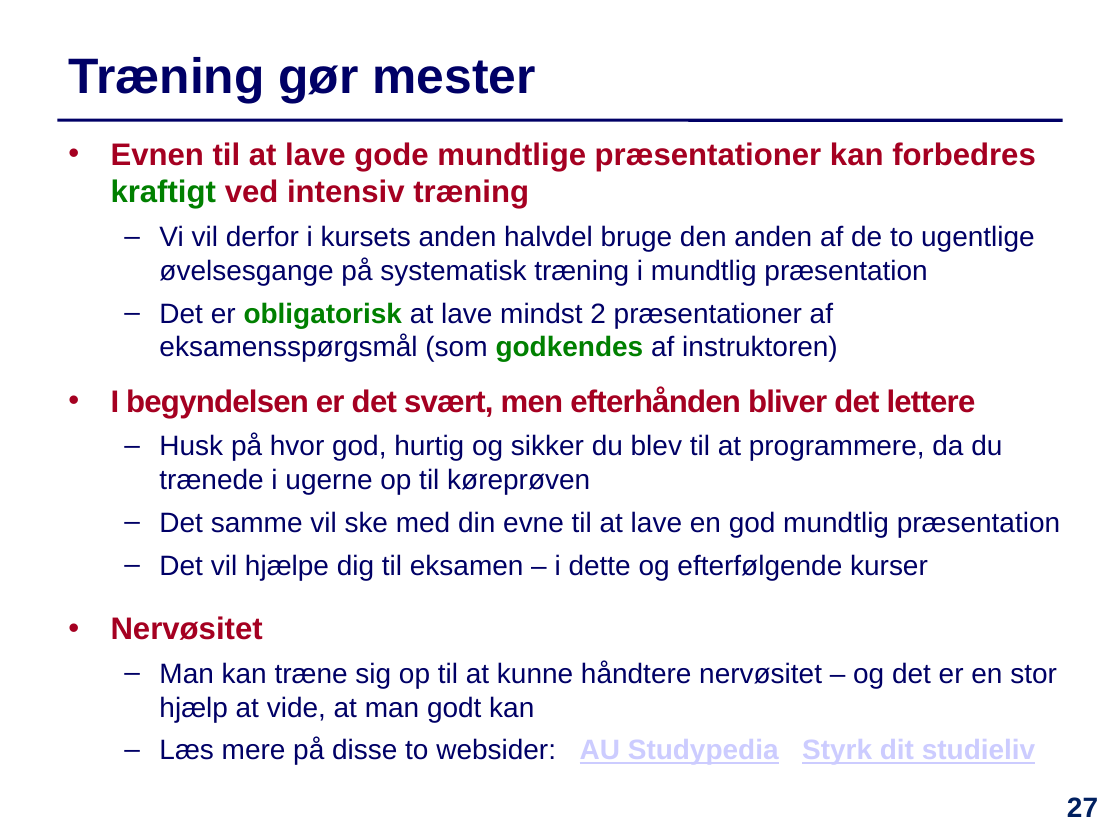
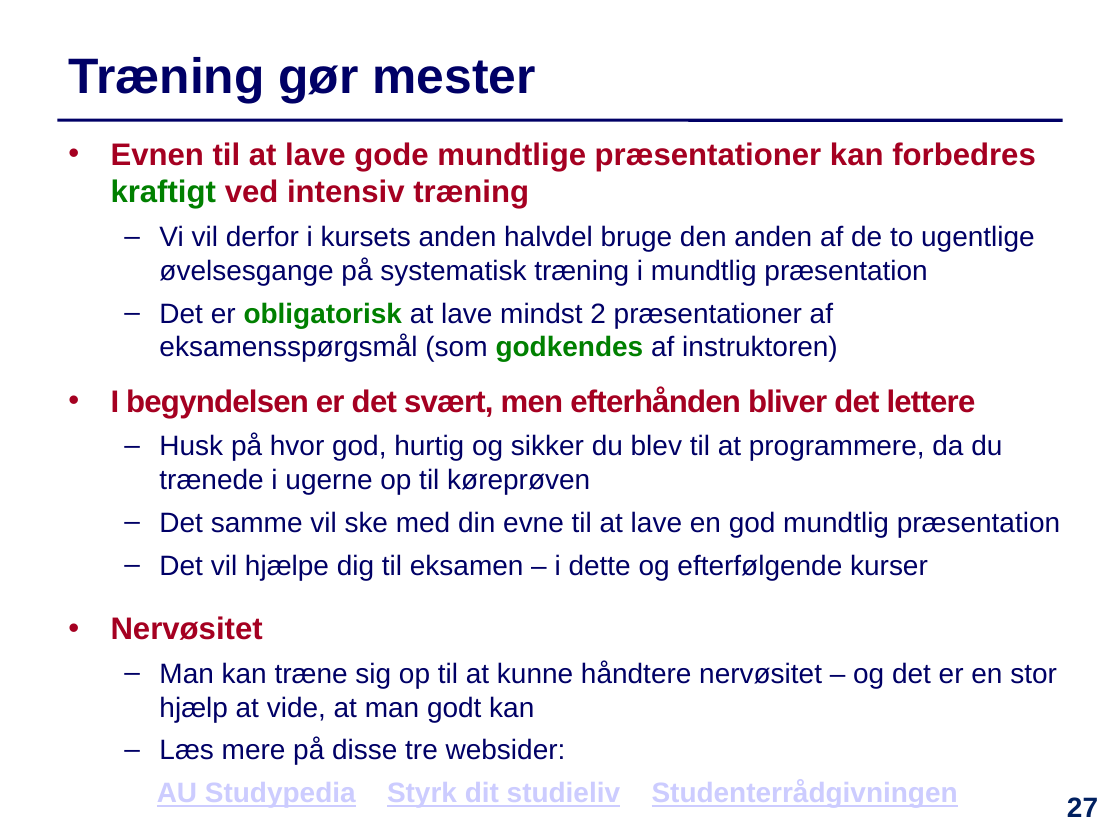
Before and after one commit to IntProgAU/Materiale, a slide deck: slide 27 of web/e21/uge_9/Slides-Uge9.pptx. Drawn at 1120x840 pixels with LibreOffice and Linux fonts; fonts in the diff are those of the drawing. Boxes give left, top, right and bottom in pixels: in the first picture for what was removed or moved away, otherwise in the second. Text is boxed around its words. In the diff, an @@ line names an element or a change of style, - is before the commit and + after.

```diff
--- a/web/e21/uge_9/Slides-Uge9.pptx
+++ b/web/e21/uge_9/Slides-Uge9.pptx
@@ text at [157, 738, 958, 808]: text changed @@
-  – Læs mere på disse to websider: AU Studypedia Styrk dit studieliv
+  – Læs mere på disse tre websider:
+  AU Studypedia Styrk dit studieliv Studenterrådgivningen
```
Also in this commit, not shown: 13 other slides changed, 1 other file.
